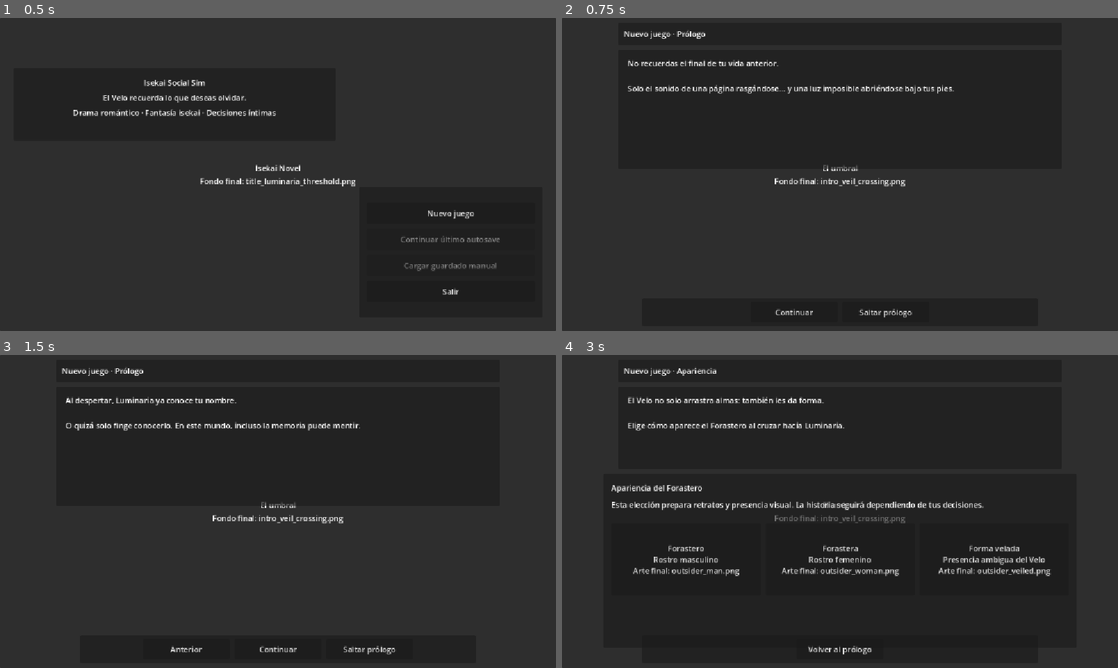
Above: before the commit, frames 1-4 (two rows, left to right).
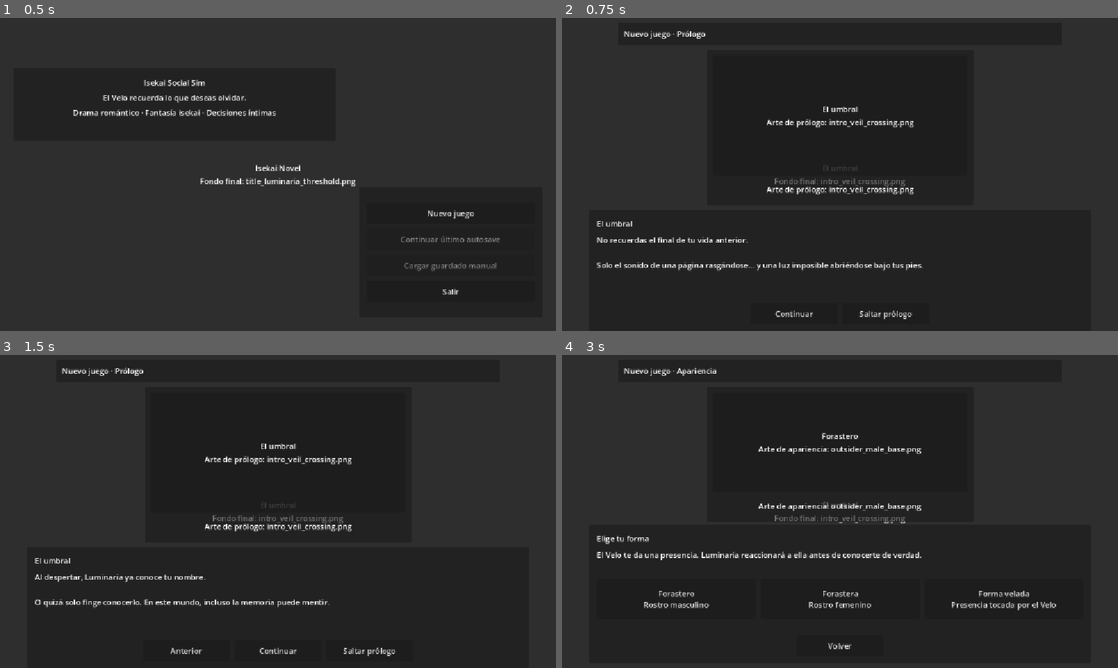
Above: after the commit, the same moments.

Repository: JoshSnowMex/isekai-novel
Game: Godot game, scene res://scenes/menu/MainMenu.tscn
Same seed, same stepped clock (60 frames per second), same inputs: the game is played once before the commit and once after it.
Inputs:
- Up to frame 1 (0.5 s): no input
- Up to frame 2 (0.75 s): click "Nuevo juego" at 0.5 s
- Up to frame 3 (1.5 s): click "Continuar" at 1.25 s
- Up to frame 4 (3 s): click "Anterior" at 2 s; click "Saltar prólogo" at 2.75 s

Frame 1 is identical in both runs. In frame 2, 3.0% of the frame differs, in the area x 6-71%, y 13-97%; in frame 3, 3.0%; in frame 4, 5.3%, in the area x 6-89%, y 13-96%.

Commit message:
update fail

Diff:
--- a/scenes/intro/intro_scene.gd
+++ b/scenes/intro/intro_scene.gd
@@ -14,16 +14,15 @@
 var top_panel: PanelContainer
 var top_label: Label
 
-var narrative_panel: PanelContainer
-var narrative_label: Label
-
-var content_panel: PanelContainer
-var content_title_label: Label
-var content_subtitle_label: Label
-var content_container: VBoxContainer
-
-var footer_panel: PanelContainer
-var footer_buttons: HBoxContainer
+var hero_panel: PanelContainer
+var hero_holder: Control
+var hero_caption_label: Label
+
+var bottom_panel: PanelContainer
+var bottom_title_label: Label
+var bottom_text_label: Label
+var bottom_content: VBoxContainer
+var bottom_buttons: HBoxContainer
 
 var selected_class_id: String = ""
 var selected_appearance_id: String = "man"
@@ -56,9 +55,8 @@
 
 	build_background()
 	build_top_panel()
-	build_narrative_panel()
-	build_content_panel()
-	build_footer_panel()
+	build_hero_panel()
+	build_bottom_panel()
 
 
 func build_background() -> void:
@@ -99,38 +97,49 @@
 	margin.add_child(top_label)
 
 
-func build_narrative_panel() -> void:
-	narrative_panel = PanelContainer.new()
-	narrative_panel.custom_minimum_size = Vector2(760, 160)
-	add_child(narrative_panel)
+func build_hero_panel() -> void:
+	hero_panel = PanelContainer.new()
+	hero_panel.custom_minimum_size = Vector2(520, 280)
+	add_child(hero_panel)
 
 	var margin: MarginContainer = MarginContainer.new()
-	margin.add_theme_constant_override("margin_left", 20)
-	margin.add_theme_constant_override("margin_top", 16)
-	margin.add_theme_constant_override("margin_right", 20)
-	margin.add_theme_constant_override("margin_bottom", 16)
-	narrative_panel.add_child(margin)
-
-	narrative_label = Label.new()
-	narrative_label.size_flags_horizontal = Control.SIZE_EXPAND_FILL
-	narrative_label.size_flags_vertical = Control.SIZE_EXPAND_FILL
-	narrative_label.vertical_alignment = VERTICAL_ALIGNMENT_TOP
-	narrative_label.horizontal_alignment = HORIZONTAL_ALIGNMENT_LEFT
-	narrative_label.autowrap_mode = TextServer.AUTOWRAP_WORD_SMART
-	margin.add_child(narrative_label)
-
-
-func build_content_panel() -> void:
-	content_panel = PanelContainer.new()
-	content_panel.custom_minimum_size = Vector2(900, 360)
-	add_child(content_panel)
+	margin.add_theme_constant_override("margin_left", 12)
+	margin.add_theme_constant_override("margin_top", 12)
+	margin.add_theme_constant_override("margin_right", 12)
+	margin.add_theme_constant_override("margin_bottom", 12)
+	hero_panel.add_child(margin)
+
+	var box: VBoxContainer = VBoxContainer.new()
+	box.size_flags_horizontal = Control.SIZE_EXPAND_FILL
+	box.size_flags_vertical = Control.SIZE_EXPAND_FILL
+	box.add_theme_constant_override("separation", 8)
+	margin.add_child(box)
+
+	hero_holder = Control.new()
+	hero_holder.size_flags_horizontal = Control.SIZE_EXPAND_FILL
+	hero_holder.size_flags_vertical = Control.SIZE_EXPAND_FILL
+	box.add_child(hero_holder)
+
+	hero_caption_label = Label.new()
+	hero_caption_label.custom_minimum_size = Vector2(1, 42)
+	hero_caption_label.size_flags_horizontal = Control.SIZE_EXPAND_FILL
+	hero_caption_label.horizontal_alignment = HORIZONTAL_ALIGNMENT_CENTER
+	hero_caption_label.vertical_alignment = VERTICAL_ALIGNMENT_CENTER
+	hero_caption_label.autowrap_mode = TextServer.AUTOWRAP_WORD_SMART
+	box.add_child(hero_caption_label)
+
+
+func build_bottom_panel() -> void:
+	bottom_panel = PanelContainer.new()
+	bottom_panel.custom_minimum_size = Vector2(920, 250)
+	add_child(bottom_panel)
 
 	var margin: MarginContainer = MarginContainer.new()
 	margin.add_theme_constant_override("margin_left", 16)
 	margin.add_theme_constant_override("margin_top", 14)
 	margin.add_theme_constant_override("margin_right", 16)
 	margin.add_theme_constant_override("margin_bottom", 14)
-	content_panel.add_child(margin)
+	bottom_panel.add_child(margin)
 
 	var box: VBoxContainer = VBoxContainer.new()
 	box.size_flags_horizontal = Control.SIZE_EXPAND_FILL
@@ -138,57 +147,51 @@
 	box.add_theme_constant_override("separation", 8)
 	margin.add_child(box)
 
-	content_title_label = Label.new()
-	content_title_label.custom_minimum_size = Vector2(1, 30)
-	content_title_label.size_flags_horizontal = Control.SIZE_EXPAND_FILL
-	content_title_label.vertical_alignment = VERTICAL_ALIGNMENT_CENTER
-	content_title_label.horizontal_alignment = HORIZONTAL_ALIGNMENT_LEFT
-	content_title_label.autowrap_mode = TextServer.AUTOWRAP_WORD_SMART
-	box.add_child(content_title_label)
-
-	content_subtitle_label = Label.new()
-	content_subtitle_label.custom_minimum_size = Vector2(1, 42)
-	content_subtitle_label.size_flags_horizontal = Control.SIZE_EXPAND_FILL
-	content_subtitle_label.vertical_alignment = VERTICAL_ALIGNMENT_TOP
-	content_subtitle_label.horizontal_alignment = HORIZONTAL_ALIGNMENT_LEFT
-	content_subtitle_label.autowrap_mode = TextServer.AUTOWRAP_WORD_SMART
-	box.add_child(content_subtitle_label)
-
-	content_container = VBoxContainer.new()
-	content_container.size_flags_horizontal = Control.SIZE_EXPAND_FILL
-	content_container.size_flags_vertical = Control.SIZE_EXPAND_FILL
-	content_container.add_theme_constant_override("separation", 10)
-	box.add_child(content_container)
-
-
-func build_footer_panel() -> void:
-	footer_panel = PanelContainer.new()
-	footer_panel.custom_minimum_size = Vector2(520, 58)
-	add_child(footer_panel)
-
-	var margin: MarginContainer = MarginContainer.new()
-	margin.add_theme_constant_override("margin_left", 10)
-	margin.add_theme_constant_override("margin_top", 8)
-	margin.add_theme_constant_override("margin_right", 10)
-	margin.add_theme_constant_override("margin_bottom", 8)
-	footer_panel.add_child(margin)
-
-	footer_buttons = HBoxContainer.new()
-	footer_buttons.alignment = BoxContainer.ALIGNMENT_CENTER
-	footer_buttons.size_flags_horizontal = Control.SIZE_EXPAND_FILL
-	footer_buttons.size_flags_vertical = Control.SIZE_EXPAND_FILL
-	footer_buttons.add_theme_constant_override("separation", 10)
-	margin.add_child(footer_buttons)
+	bottom_title_label = Label.new()
+	bottom_title_label.custom_minimum_size = Vector2(1, 28)
+	bottom_title_label.size_flags_horizontal = Control.SIZE_EXPAND_FILL
+	bottom_title_label.horizontal_alignment = HORIZONTAL_ALIGNMENT_LEFT
+	bottom_title_label.vertical_alignment = VERTICAL_ALIGNMENT_CENTER
+	bottom_title_label.autowrap_mode = TextServer.AUTOWRAP_WORD_SMART
+	box.add_child(bottom_title_label)
+
+	bottom_text_label = Label.new()
+	bottom_text_label.custom_minimum_size = Vector2(1, 54)
+	bottom_text_label.size_flags_horizontal = Control.SIZE_EXPAND_FILL
+	bottom_text_label.horizontal_alignment = HORIZONTAL_ALIGNMENT_LEFT
+	bottom_text_label.vertical_alignment = VERTICAL_ALIGNMENT_TOP
+	bottom_text_label.autowrap_mode = TextServer.AUTOWRAP_WORD_SMART
+	box.add_child(bottom_text_label)
+
+	bottom_content = VBoxContainer.new()
+	bottom_content.size_flags_horizontal = Control.SIZE_EXPAND_FILL
+	bottom_content.size_flags_vertical = Control.SIZE_EXPAND_FILL
+	bottom_content.add_theme_constant_override("separation", 8)
+	box.add_child(bottom_content)
+
+	bottom_buttons = HBoxContainer.new()
+	bottom_buttons.alignment = BoxContainer.ALIGNMENT_CENTER
+	bottom_buttons.size_flags_horizontal = Control.SIZE_EXPAND_FILL
+	bottom_buttons.custom_minimum_size = Vector2(1, 44)
+	bottom_buttons.add_theme_constant_override("separation", 10)
+	box.add_child(bottom_buttons)
 
 
 func show_prologue() -> void:
 	current_step = IntroStep.PROLOGUE
-	content_panel.visible = false
 
 	top_label.text = "Nuevo juego · Prólogo"
-	narrative_label.text = str(prologue_pages[prologue_index])
-
-	clear_children(footer_buttons)
+	bottom_title_label.text = "El umbral"
+	bottom_text_label.text = str(prologue_pages[prologue_index])
+
+	clear_children(bottom_content)
+	clear_children(bottom_buttons)
+
+	set_hero_placeholder(
+		"res://assets/backgrounds/intro_veil_crossing.png",
+		"El umbral",
+		"Arte de prólogo: intro_veil_crossing.png"
+	)
 
 	if prologue_index > 0:
 		add_footer_button("Anterior", func():
@@ -215,25 +218,28 @@
 
 func show_appearance_selection() -> void:
 	current_step = IntroStep.APPEARANCE
-	content_panel.visible = true
 
 	top_label.text = "Nuevo juego · Apariencia"
-	narrative_label.text = "El Velo no solo arrastra almas: también les da forma.\n\nElige cómo aparece el Forastero al cruzar hacia Luminaria."
-
-	content_title_label.text = "Apariencia del Forastero"
-	content_subtitle_label.text = "Esta elección prepara retratos y presencia visual. La historia seguirá dependiendo de tus decisiones."
-
-	clear_children(content_container)
-	clear_children(footer_buttons)
+	bottom_title_label.text = "Elige tu forma"
+	bottom_text_label.text = "El Velo te da una presencia. Luminaria reaccionará a ella antes de conocerte de verdad."
+
+	clear_children(bottom_content)
+	clear_children(bottom_buttons)
+
+	set_hero_placeholder(
+		get_appearance_asset_path(selected_appearance_id),
+		get_appearance_label(selected_appearance_id),
+		"Arte de apariencia: %s" % get_appearance_asset_name(selected_appearance_id)
+	)
 
 	var grid: GridContainer = create_grid(3)
-	content_container.add_child(grid)
-
-	add_appearance_card(grid, "Forastero", "man", "Rostro masculino", "outsider_man.png")
-	add_appearance_card(grid, "Forastera", "woman", "Rostro femenino", "outsider_woman.png")
-	add_appearance_card(grid, "Forma velada", "veiled", "Presencia ambigua del Velo", "outsider_veiled.png")
-
-	add_footer_button("Volver al prólogo", func():
+	bottom_content.add_child(grid)
+
+	add_appearance_card(grid, "Forastero", "man", "Rostro masculino")
+	add_appearance_card(grid, "Forastera", "woman", "Rostro femenino")
+	add_appearance_card(grid, "Forma velada", "veiled", "Presencia tocada por el Velo")
+
+	add_footer_button("Volver", func():
 		prologue_index = prologue_pages.size() - 1
 		show_prologue()
 	)
@@ -241,48 +247,62 @@
 	call_deferred("refresh_layout_after_frame")
 
 
-func add_appearance_card(parent: Node, title: String, appearance_id: String, description: String, asset_name: String) -> void:
+func add_appearance_card(parent: Node, title: String, appearance_id: String, description: String) -> void:
 	var locked_appearance_id: String = appearance_id
 
 	var button: Button = Button.new()
 	button.focus_mode = Control.FOCUS_ALL
 	button.size_flags_horizontal = Control.SIZE_EXPAND_FILL
-	button.custom_minimum_size = Vector2(240, 150)
+	button.custom_minimum_size = Vector2(220, 82)
 	button.autowrap_mode = TextServer.AUTOWRAP_WORD_SMART
-	button.text = "%s\n\n%s\n\nArte final: %s" % [
-		title,
-		description,
-		asset_name
-	]
+	button.text = "%s\n%s" % [title, description]
+
+	button.mouse_entered.connect(func():
+		selected_appearance_id = locked_appearance_id
+		set_hero_placeholder(
+			get_appearance_asset_path(locked_appearance_id),
+			get_appearance_label(locked_appearance_id),
+			"Arte de apariencia: %s" % get_appearance_asset_name(locked_appearance_id)
+		)
+	)
+	button.focus_entered.connect(func():
+		selected_appearance_id = locked_appearance_id
+		set_hero_placeholder(
+			get_appearance_asset_path(locked_appearance_id),
+			get_appearance_label(locked_appearance_id),
+			"Arte de apariencia: %s" % get_appearance_asset_name(locked_appearance_id)
+		)
+	)
+
 	button.pressed.connect(func():
 		selected_appearance_id = locked_appearance_id
 		show_class_selection()
 	)
-	button.mouse_entered.connect(func():
-		narrative_label.text = "El Velo adopta esta presencia para que Luminaria pueda mirarte… aunque todavía no sepa entenderte."
-	)
-	button.focus_entered.connect(func():
-		narrative_label.text = "El Velo adopta esta presencia para que Luminaria pueda mirarte… aunque todavía no sepa entenderte."
-	)
 
 	parent.add_child(button)
 
 
 func show_class_selection() -> void:
 	current_step = IntroStep.CLASS
-	content_panel.visible = true
 
 	top_label.text = "Nuevo juego · Camino del Forastero"
-	narrative_label.text = "La apariencia abre la puerta.\n\nEl camino decide qué tipo de presión llevarás dentro cuando el mundo empiece a pedirte respuestas."
-
-	content_title_label.text = "Elige tu camino"
-	content_subtitle_label.text = "Cada camino favorece ciertas rutas y complica otras. No son números: son tendencias narrativas."
-
-	clear_children(content_container)
-	clear_children(footer_buttons)
+	bottom_title_label.text = "Elige tu camino"
+	bottom_text_label.text = "Cada camino favorece ciertos vínculos y complica otros. Elige una tendencia, no una hoja de números."
+
+	clear_children(bottom_content)
+	clear_children(bottom_buttons)
+
+	if selected_class_id == "":
+		selected_class_id = "balanced_outsider"
+
+	set_hero_placeholder(
+		get_class_asset_path(selected_class_id),
+		DataManager.get_player_class(selected_class_id).get("name", selected_class_id),
+		get_class_asset_caption(selected_class_id)
+	)
 
 	var grid: GridContainer = create_grid(3)
-	content_container.add_child(grid)
+	bottom_content.add_child(grid)
 
 	for class_id in DataManager.player_classes.keys():
 		add_class_card(grid, str(class_id))
@@ -301,20 +321,27 @@
 	var button: Button = Button.new()
 	button.focus_mode = Control.FOCUS_ALL
 	button.size_flags_horizontal = Control.SIZE_EXPAND_FILL
-	button.custom_minimum_size = Vector2(250, 150)
+	button.custom_minimum_size = Vector2(230, 92)
 	button.autowrap_mode = TextServer.AUTOWRAP_WORD_SMART
-	button.text = build_class_front_text(class_id, class_data)
+	button.text = build_class_card_text(class_id, class_data)
 
 	button.mouse_entered.connect(func():
-		button.text = build_class_back_text(class_data)
-		show_class_hover_text(class_id)
+		selected_class_id = locked_class_id
+		set_hero_placeholder(
+			get_class_asset_path(locked_class_id),
+			class_data.get("name", locked_class_id),
+			get_class_asset_caption(locked_class_id)
+		)
+		bottom_text_label.text = build_class_hover_summary(class_data)
 	)
 	button.focus_entered.connect(func():
-		button.text = build_class_back_text(class_data)
-		show_class_hover_text(class_id)
-	)
-	button.mouse_exited.connect(func():
-		button.text = build_class_front_text(class_id, class_data)
+		selected_class_id = locked_class_id
+		set_hero_placeholder(
+			get_class_asset_path(locked_class_id),
+			class_data.get("name", locked_class_id),
+			get_class_asset_caption(locked_class_id)
+		)
+		bottom_text_label.text = build_class_hover_summary(class_data)
 	)
 
 	button.pressed.connect(func():
@@ -325,20 +352,12 @@
 	parent.add_child(button)
 
 
-func build_class_front_text(class_id: String, class_data: Dictionary) -> String:
-	return "%s\n%s\n\n%s" % [
-		class_data.get("name", class_id),
-		class_data.get("element", ""),
-		get_class_asset_hint(class_id)
-	]
-
-
-func build_class_back_text(class_data: Dictionary) -> String:
+func build_class_card_text(class_id: String, class_data: Dictionary) -> String:
 	var strengths: Array = class_data.get("strengths", [])
 	var weaknesses: Array = class_data.get("weaknesses", [])
 
-	var strength_text: String = "Ventaja: define mejor sus vínculos."
-	var weakness_text: String = "Riesgo: carga una tensión propia."
+	var strength_text: String = "Ventaja: flexible"
+	var weakness_text: String = "Riesgo: sin extremos"
 
 	if not strengths.is_empty():
 		strength_text = "Ventaja: %s" % str(strengths[0])
@@ -346,89 +365,43 @@
 	if not weaknesses.is_empty():
 		weakness_text = "Riesgo: %s" % str(weaknesses[0])
 
-	return "%s\n\n%s\n\n%s" % [
-		class_data.get("name", ""),
+	return "%s\n%s\n%s" % [
+		class_data.get("name", class_id),
 		strength_text,
 		weakness_text
 	]
 
 
-func show_class_hover_text(class_id: String) -> void:
-	var class_data: Dictionary = DataManager.get_player_class(class_id)
-
-	narrative_label.text = "%s\n\n%s" % [
+func build_class_hover_summary(class_data: Dictionary) -> String:
+	return "%s\n%s" % [
 		class_data.get("description", ""),
 		class_data.get("narrative_style", "")
 	]
 
 
-func get_class_asset_hint(class_id: String) -> String:
-	var appearance_asset_id: String = selected_appearance_id
-
-	if appearance_asset_id == "veiled":
-		appearance_asset_id = "veiled"
-	elif appearance_asset_id == "woman":
-		appearance_asset_id = "female"
-	else:
-		appearance_asset_id = "male"
-
-	var normalized_class_id: String = class_id
-	normalized_class_id = normalized_class_id.replace("_outsider", "")
-	normalized_class_id = normalized_class_id.replace("sensitive", "sensitive")
-	normalized_class_id = normalized_class_id.replace("bold", "bold")
-	normalized_class_id = normalized_class_id.replace("scholar", "scholar")
-	normalized_class_id = normalized_class_id.replace("charming", "charming")
-	normalized_class_id = normalized_class_id.replace("steadfast", "steadfast")
-	normalized_class_id = normalized_class_id.replace("balanced", "balanced")
-
-	return "Arte final:\noutsider_%s_%s.png" % [
-		appearance_asset_id,
-		normalized_class_id
-	]
-
-
 func show_confirm_selection() -> void:
 	current_step = IntroStep.CONFIRM
-	content_panel.visible = true
 
 	var class_data: Dictionary = DataManager.get_player_class(selected_class_id)
 	var appearance_label: String = get_appearance_label(selected_appearance_id)
 
 	top_label.text = "Nuevo juego · Confirmar Forastero"
-	narrative_label.text = "El Velo se aquieta.\n\nEsta será la forma que Luminaria verá al abrir los ojos."
-
-	content_title_label.text = "Confirmar inicio"
-	content_subtitle_label.text = "Revisa tu elección antes de comenzar la partida."
-
-	clear_children(content_container)
-	clear_children(footer_buttons)
-
-	var summary_panel: PanelContainer = PanelContainer.new()
-	summary_panel.size_flags_horizontal = Control.SIZE_EXPAND_FILL
-	summary_panel.size_flags_vertical = Control.SIZE_EXPAND_FILL
-	content_container.add_child(summary_panel)
-
-	var margin: MarginContainer = MarginContainer.new()
-	margin.add_theme_constant_override("margin_left", 18)
-	margin.add_theme_constant_override("margin_top", 14)
-	margin.add_theme_constant_override("margin_right", 18)
-	margin.add_theme_constant_override("margin_bottom", 14)
-	summary_panel.add_child(margin)
-
-	var label: Label = Label.new()
-	label.size_flags_horizontal = Control.SIZE_EXPAND_FILL
-	label.size_flags_vertical = Control.SIZE_EXPAND_FILL
-	label.autowrap_mode = TextServer.AUTOWRAP_WORD_SMART
-	label.vertical_alignment = VERTICAL_ALIGNMENT_TOP
-	label.text = "%s\n\nApariencia: %s\nCamino: %s\nElemento: %s\n\n%s\n\n%s" % [
-		get_class_asset_hint(selected_class_id),
+	bottom_title_label.text = "Confirmar inicio"
+	bottom_text_label.text = "Apariencia: %s · Camino: %s · Elemento: %s\n%s" % [
 		appearance_label,
 		class_data.get("name", selected_class_id),
 		class_data.get("element", ""),
-		class_data.get("description", ""),
 		class_data.get("narrative_style", "")
 	]
-	margin.add_child(label)
+
+	clear_children(bottom_content)
+	clear_children(bottom_buttons)
+
+	set_hero_placeholder(
+		get_class_asset_path(selected_class_id),
+		class_data.get("name", selected_class_id),
+		get_class_asset_caption(selected_class_id)
+	)
 
 	add_footer_button("Comenzar historia", func():
 		start_game()
@@ -443,6 +416,25 @@
 	)
 
 	call_deferred("refresh_layout_after_frame")
+
+
+func set_hero_placeholder(path: String, title: String, caption: String) -> void:
+	clear_children(hero_holder)
+
+	var visual: Control = VisualAsset.make_texture_or_placeholder(
+		path,
+		title,
+		caption
+	)
+
+	visual.set_anchors_preset(Control.PRESET_FULL_RECT)
+	visual.offset_left = 0
+	visual.offset_top = 0
+	visual.offset_right = 0
+	visual.offset_bottom = 0
+	hero_holder.add_child(visual)
+
+	hero_caption_label.text = caption
 
 
 func get_appearance_label(appearance_id: String) -> String:
@@ -457,6 +449,48 @@
 			return "Forastero"
 
 
+func get_appearance_asset_name(appearance_id: String) -> String:
+	match appearance_id:
+		"man":
+			return "outsider_male_base.png"
+		"woman":
+			return "outsider_female_base.png"
+		"veiled":
+			return "outsider_veiled_base.png"
+		_:
+			return "outsider_male_base.png"
+
+
+func get_appearance_asset_path(appearance_id: String) -> String:
+	return "res://assets/player/%s" % get_appearance_asset_name(appearance_id)
+
+
+func get_class_asset_path(class_id: String) -> String:
+	return "res://assets/player/%s" % get_class_asset_name(class_id)
+
+
+func get_class_asset_name(class_id: String) -> String:
+	var appearance_asset_id: String = selected_appearance_id
+
+	if appearance_asset_id == "woman":
+		appearance_asset_id = "female"
+	elif appearance_asset_id == "veiled":
+		appearance_asset_id = "veiled"
+	else:
+		appearance_asset_id = "male"
+
+	var normalized_class_id: String = class_id.replace("_outsider", "")
+
+	return "outsider_%s_%s.png" % [
+		appearance_asset_id,
+		normalized_class_id
+	]
+
+
+func get_class_asset_caption(class_id: String) -> String:
+	return "Arte final: %s" % get_class_asset_name(class_id)
+
+
 func start_game() -> void:
 	var gender_identity: String = selected_appearance_id
 
@@ -482,9 +516,9 @@
 	var button: Button = Button.new()
 	button.text = text
 	button.focus_mode = Control.FOCUS_ALL
-	button.custom_minimum_size = Vector2(180, 42)
+	button.custom_minimum_size = Vector2(180, 40)
 	button.pressed.connect(callback)
-	footer_buttons.add_child(button)
+	bottom_buttons.add_child(button)
 	return button
 
 
@@ -501,8 +535,14 @@
 func layout_overlay_controls() -> void:
 	var margin: float = 10.0
 	var top_height: float = 46.0
-	var footer_height: float = 58.0
-	var gap: float = 10.0
+	var bottom_height: float = 286.0
+
+	if current_step == IntroStep.PROLOGUE:
+		bottom_height = 240.0
+	elif current_step == IntroStep.CLASS:
+		bottom_height = 318.0
+	elif current_step == IntroStep.CONFIRM:
+		bottom_height = 220.0
 
 	top_panel.size = Vector2(
 		min(920.0, max(520.0, size.x - (margin * 2.0))),
@@ -513,42 +553,27 @@
 		margin
 	)
 
-	footer_panel.size = Vector2(
-		min(820.0, max(520.0, size.x * 0.72)),
-		footer_height
-	)
-	footer_panel.position = Vector2(
-		(size.x - footer_panel.size.x) / 2.0,
-		max(margin, size.y - footer_height - margin)
-	)
-
-	var narrative_height: float = 170.0
-
-	if current_step == IntroStep.PROLOGUE:
-		narrative_height = min(320.0, max(220.0, size.y * 0.38))
-
-	narrative_panel.size = Vector2(
-		min(920.0, max(520.0, size.x - (margin * 2.0))),
-		narrative_height
-	)
-	narrative_panel.position = Vector2(
-		(size.x - narrative_panel.size.x) / 2.0,
-		top_panel.position.y + top_height + gap
-	)
-
-	if content_panel.visible:
-		var content_top: float = narrative_panel.position.y + narrative_panel.size.y + gap
-		var content_bottom: float = footer_panel.position.y - gap
-		var content_height: float = max(260.0, content_bottom - content_top)
-
-		content_panel.size = Vector2(
-			min(980.0, max(620.0, size.x - (margin * 2.0))),
-			content_height
-		)
-		content_panel.position = Vector2(
-			(size.x - content_panel.size.x) / 2.0,
-			content_top
-		)
+	bottom_panel.size = Vector2(
+		min(1040.0, max(640.0, size.x - (margin * 2.0))),
+		bottom_height
+	)
+	bottom_panel.position = Vector2(
+		(size.x - bottom_panel.size.x) / 2.0,
+		max(margin, size.y - bottom_height - margin)
+	)
+
+	var hero_top: float = top_panel.position.y + top_height + margin
+	var hero_bottom: float = bottom_panel.position.y - margin
+	var hero_height: float = max(180.0, hero_bottom - hero_top)
+
+	hero_panel.size = Vector2(
+		min(620.0, max(420.0, size.x * 0.48)),
+		hero_height
+	)
+	hero_panel.position = Vector2(
+		(size.x - hero_panel.size.x) / 2.0,
+		hero_top
+	)
 
 
 func _notification(what: int) -> void:
Binary file changed: ejemplo.png
Binary file changed: ejemplo1.png
Binary file changed: ejemplo2.png
